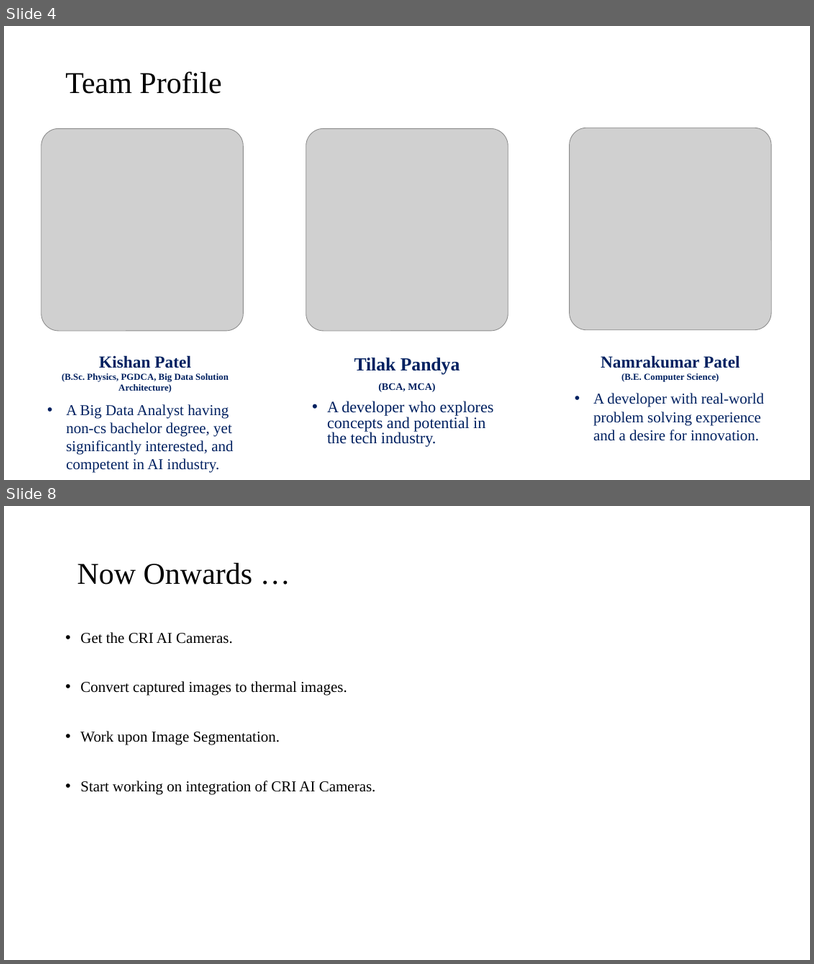
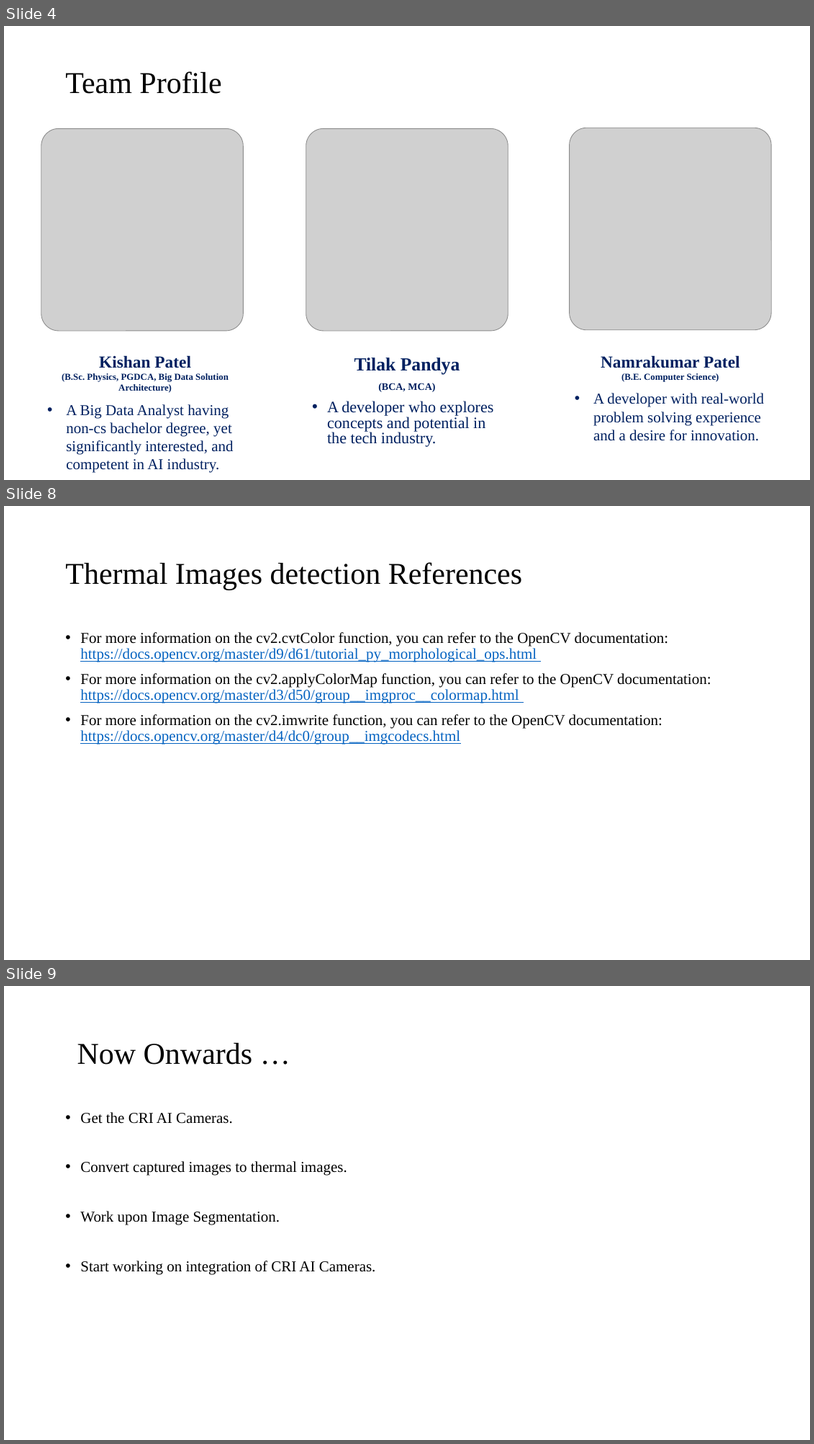
Before and after one commit to tilakpandya/Face_Recognition_Using_Thermal_Images, a slide deck: CRI AI Camaras.pptx. Shown one above the other, each under a label of ours: slides 4 and 8 before the commit, slides 4, 8 and 9 after it; the slides between them are not shown. The pictures are 814x964 and 814x1444 pixels, drawn with LibreOffice and Linux fonts; fonts in the diff are those of the drawing; grey boxes stand for pictures; background and template pictures are left out. Boxes give left, top, right and bottom in pixels: in the first picture for what was removed or moved away, otherwise in the second. Text is boxed around its words. In the diff, an @@ line names an element or a change of style, - is before the commit and + after.

```diff
--- a/CRI AI Camaras.pptx
+++ b/CRI AI Camaras.pptx
@@ slide 8 added at (4,506,810,960), background picture (left out) @@
@@ title added at (65,562,522,590), 36 pt, text #000000 @@
+Thermal Images detection References
@@ text added at (80,632,711,744), 18 pt, text #000000 @@
+• For more information on the cv2.cvtColor function, you can refer to the OpenCV documentation: https://docs.opencv.org/master/d9/d61/tutorial_py_morphological_ops.html
+• For more information on the cv2.applyColorMap function, you can refer to the OpenCV documentation: https://docs.opencv.org/master/d3/d50/group__imgproc__colormap.html
+• For more information on the cv2.imwrite function, you can refer to the OpenCV documentation: https://docs.opencv.org/master/d4/dc0/group__imgcodecs.html
@@ what was slide 8 is now slide 9 @@
```
Also in this commit, not shown: 3 slides changed, 1 other file.
